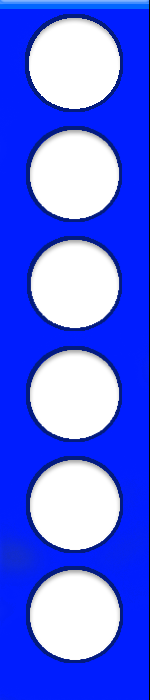
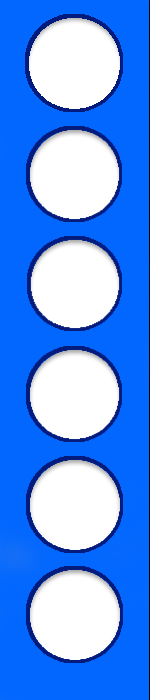
Comparing the layer stacks of the two 150px x 700px images. Changes:
hid "Layer 2" over [0, 0, 150, 5]
